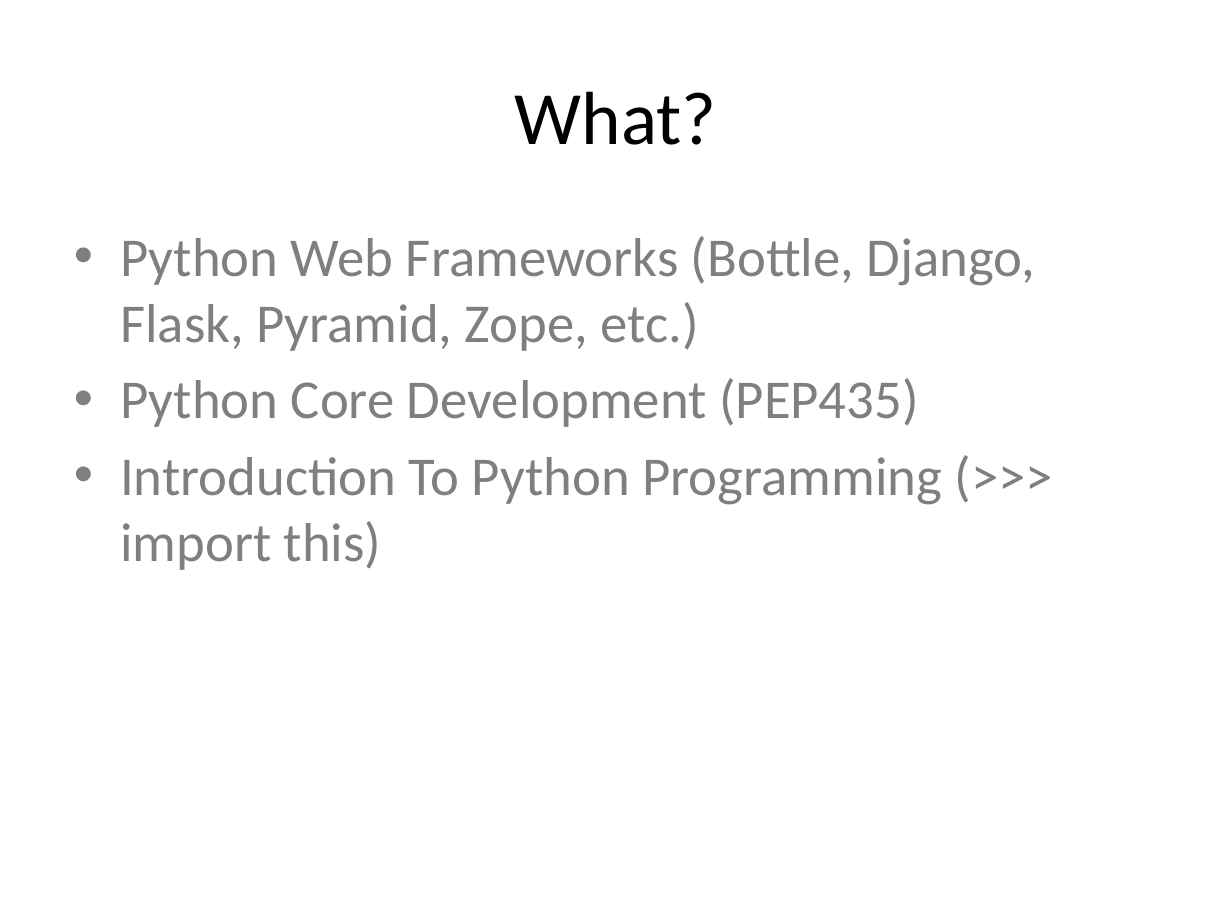
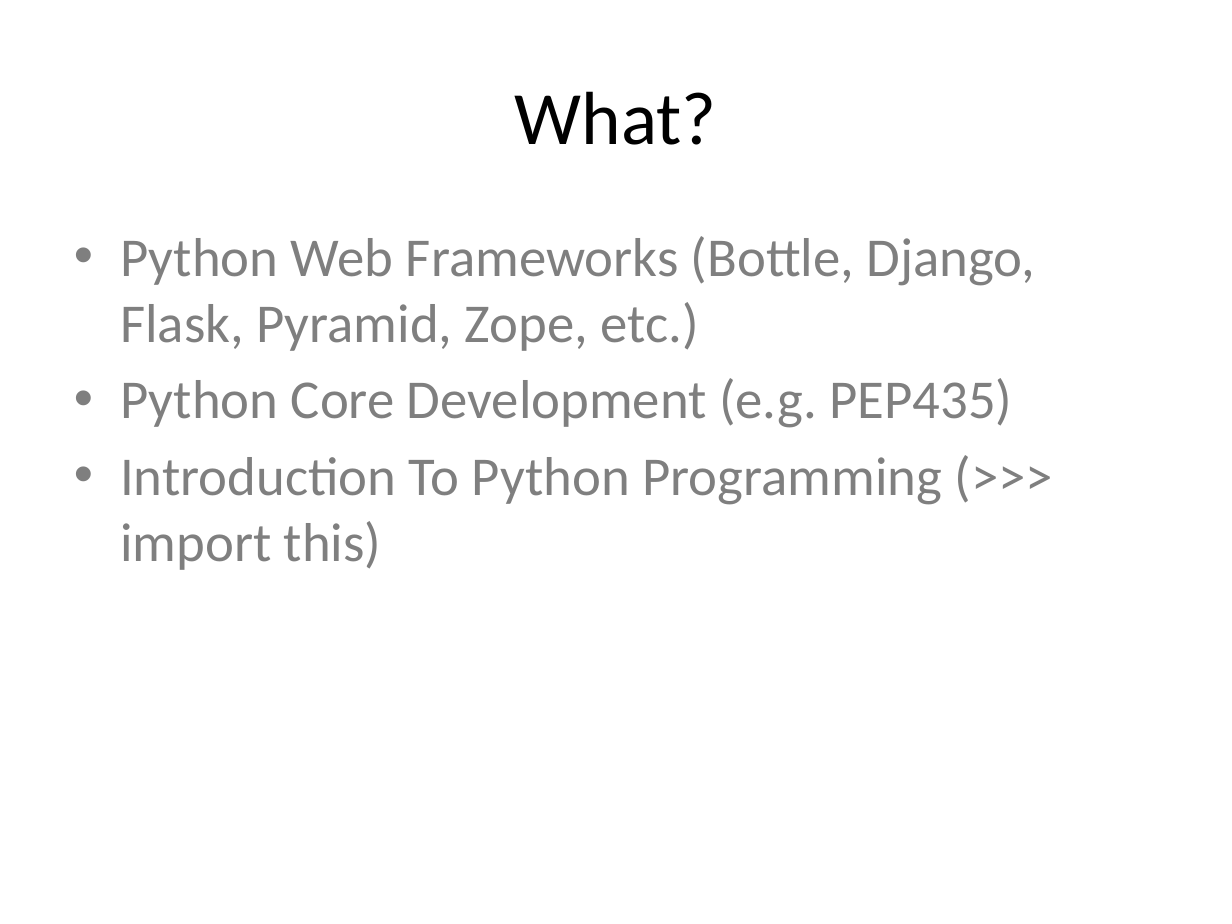
Before and after one commit to DCPython/generic-meetup-slides, a slide deck: slide 39 of DC Python Generic Meetup Slides.pptx. Drawn at 1232x924 pixels with LibreOffice and Linux fonts; fonts in the diff are those of the drawing. Boxes give left, top, right and bottom in pixels: in the first picture for what was removed or moved away, otherwise in the second. Text is boxed around its words. In the diff, an @@ line names an element or a change of style, - is before the commit and + after.

Commit message:
Save

```diff
--- a/DC Python Generic Meetup Slides.pptx
+++ b/DC Python Generic Meetup Slides.pptx
@@ text at box(120, 378, 1012, 428): text changed @@
-• Python Core Development (PEP435)
+• Python Core Development (e.g. PEP435)
```
Also in this commit, not shown: 4 other slides changed, 1 slide added.
